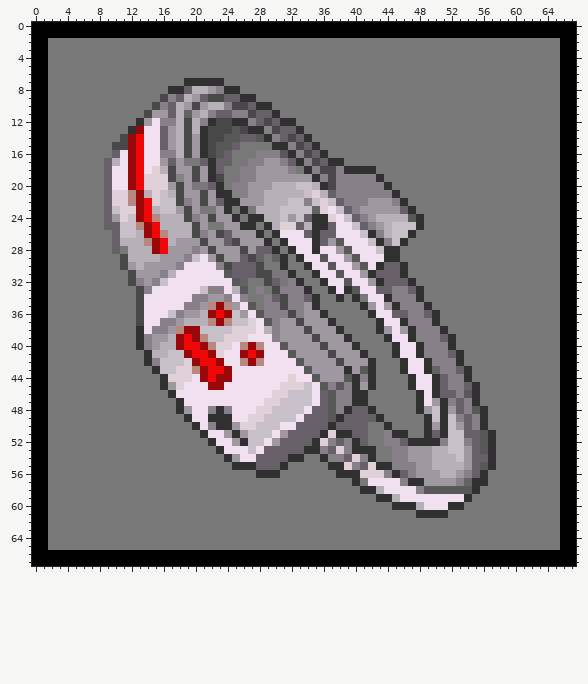
File history of a sprite sheet, 画像/アイテム/腕輪.png. The picture above was drawn from the file before the commit.
The file is 68x68 pixels.
After the commit:
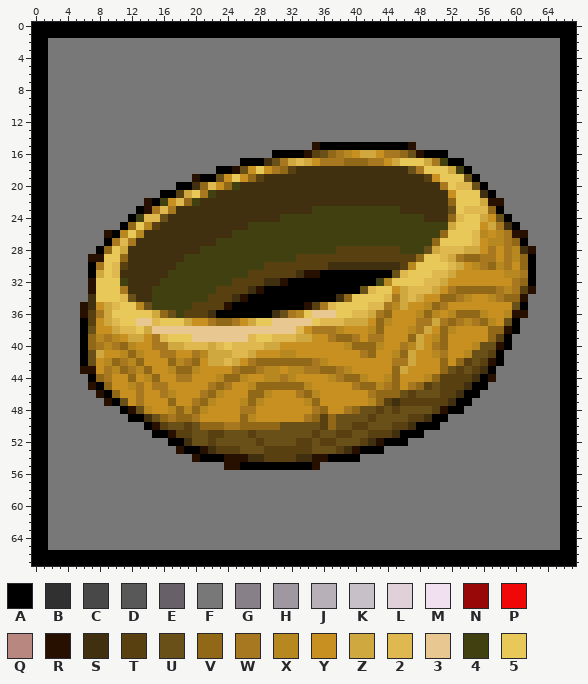
Palette (. is transparent): A #000000  B #303030  C #484848  D #585858  E #686068  F #787878  G #888088  H #a098a0  J #b8b0b8  K #c8c0c8  L #e0d0d8  M #f0e0f0  N #980808  P #f00808  Q #b88880  R #281000  S #403010  T #584010  U #685018  V #906818  W #a87820  X #b88820  Y #c89020  Z #d0a840  2 #e0b850  3 #e8c890  4 #404010  5 #e8c858
Difference:
y 7: x 19..23 BBBBB -> FFFFF
y 8: x 17..25 BBEJJHGBB -> FFFFFFFFF
y 9: x 16..27 CGEJHECCEEBB -> FFFFFFFFFFFF
y 10: x 15..29 CGEJHCHJJGCCEBB -> FFFFFFFFFFFFFFF
y 11: x 14..30 CHHEJEHJGEEGGCEEB -> FFFFFFFFFFFFFFFFF
y 12: x 13..32 BHMGGJCJGBCCBBGECEBB -> FFFFFFFFFFFFFFFFFFFF
y 13: x 12..33 BNMMEHJCJBCCCDCBBGCEEB -> FFFFFFFFFFFFFFFFFFFFFF
y 14: x 11..34 CNPMMEHJCHBCCDDEEDBGECEB -> FFFFFFFFFFFFFFFFFFFFFFFF
y 15: x 10..25 CCNPMMEHJCHBCDDE -> FFFFFFFFFFFFFFFF; x 30..47 BBGCEBFFFFFFFFFFFF -> FFFFFRAAAAAAAAAAAR
y 16: x 10..24 EMNPMMGGJCHBCDE -> FFFFFFFFFFFFFFF; x 28..51 GGGDBGCEBFFFFFFFFFFFFFFF -> FFAAAARTUVWXYZZYWWVURAAA
y 17: x 9..18 EJMNPMMHEH -> FFFFFFFFFF; x 21..24 EBEE -> FFFF; x 26..53 FGGHHGEBGCEBBFFFFFFFFFFFFFFF -> AAASUWZ2ZYWWWVVVWWYZ555ZW4AA
y 18: x 9..54 EMMNPMLJCHHCHBEFFGGHHHHGFBGCCGBBBBFFFFFFFFFFFF -> FFFFFFFFFFFFFFAARUY5YWVTSSSSSSSSSSSSSSUW555Z4A
y 19: x 9..55 EMMNPLLLCGHCHBCFFGGHHHHHHHBGCGGGGGBFFFFFFFFFFFF -> FFFFFFFFFFFRAAUY5YVTSSSSSSSSSSSSSSSSSSSSTY555UA
y 20: x 9..56 EMMNPLLLHCHFFEBFGGHHHJJJKKJBCGGGGGGBFFFFFFFFFFFF -> FFFFFFFFFAASV2YV4SSSSSSSSSSSSSSSSSSSSSSSSSW522UA
y 21: x 9..57 ELLQNJLKJCHHCHBBGGHHJJJJJKLJEGGGGGGGBFFFFFFFFFFFF -> FFFFFFFAATZ5W4SSSSSSSSSSSSSSSSSSSSSSSSSSSSSY555SA
y 22: x 9..58 ELLQNPLKKCGHCHEBBHHHJJJKKGKLKEGGGHHHGBFFFFFFFFFFFF -> FFFFFRA4Y2V4SSSSSSSSSSSSSSSSSSSSSSSSSSSSSSSV555ZRR
y 23: x 9..58 EKLLNPJKKHCHFFHBFBFJJJKKKKELMKEGHHHHHEBFFFFFFFFFFF -> FFFFARW2WSSSSSSSSSSSSSSSSS44444444444SSSSSSU5222VA
y 24: x 9..59 EHLKNPQJJJCGHCHHBFBBJJKHKEBBLMKEGHJJJJDBFFFFFFFFFFF -> FFFA422USSSSSSSSSSSSSS444444444444444444SSSV255ZYUA
y 25: x 9..60 EEKKQNPJJJJCHFFHHBBFBJLLEJBBEMMKEGHJKKKBFFFFFFFFFFFF -> FFAV5XTSSSSSSSSSSS4444444444444444444444444Z555YZWSA
y 26: x 9..61 FEKKJNPQJJJCGHCEHHHBFBMMMEBEEMMMKBGJKKBFFFFFFFFFFFFFF -> RAX5XSSSSSSSSSSS44444444444444444444444444V5552XYXWRR
y 27: x 9..61 FEJJJQNPJHHHCHHECHHHBFBMMMBEHDMMMKBGKBFFFFFFFFFFFFFFF -> AW2WSSSSSSSSSS444444444444444444444444444V55552YXXWVA
y 28: x 8..62 FFEFJJJNPHHHGHCHHHCHEEBFBMMBMMHDMMMKBBFFFFFFFFFFFFFFFFF -> AV5ZSSSSSSSSS44444444444444444TTTTTTTT444UZ222ZZYWYWXSR
y 29: x 7..62 FFFFCJJJJHHHGKMHCHHECEFEBFBMMDMMHDMMMBBFFFFFFFFFFFFFFFFF -> RR55VSSSSSSS44444444444444TTTTTTTTTTTTTTTV552ZWVVWWYWXVA
y 30: x 7..62 FFFFCHJHHHHGMMMMGCEEECFFBFFBMMDMMHDMBEEBFFFFFFFFFFFFFFFF -> AW52TSSSSSS44444444444TTTTTTTTSSSSSSSSSTX55552ZYXWVXWYVA
y 31: x 7..62 FFFFFCHHHGJMMMMMMDEEECCFFBFFBMMDMMHBEEEBFFFFFFFFFFFFFFFF -> AZ52SSSSSS4444444444TTTTTTSRRAAAAAAAAAU255522ZYYYYYYXXWA
y 32: x 7..62 FFFFFCGHGKMMMMMMMMDEFFCEFGBFFBMMDMMHBEEEBFFFFFFFFFFFFFFF -> R5554SSSS444444444TTTTSSRAAAAAAAAAAA4X555522ZYYYYYYYYWVA
y 33: x 7..62 FFFFFFCGMMMMMMKGGMJDFGFCGGGBFFBMBDMMEEGGEBFFFFFFFFFFFFFF -> R555WSSS44444444TTTTSRAAAAAAAAAAAAU255YZ222ZYWVVVVVWXWTR
y 34: x 7..61 FFFFFFCMMMMMMGGHHGMGFFGECGGEBFFBFBFMMBGGGBFFFFFFFFFFFFF -> S5552USS4444444TTTSRAAAAAAAAAAASV55552WZ2ZYYVVWXYYXWVVR
y 35: x 6..61 FFFFFFFCMMMMMGGHQNQHMDFGGCGGHBFFFFFBHMHBGGGBFFFFFFFFFFFF -> RSYZ255XU44444TTTTRAAAAAAAAARTW2555522WXZYYXVWYYYYYYYYUA
y 36: x 6..61 FFFFFFFCMMMKGHHJNPNKHMDGGGCGHHBFFFFFBMMEEGGEBFFFFFFFFFFF -> RTWZ55555ZVU4TTTSAAAAAAASUWX53335522ZWVYYYXVXYXVVVXYYXRR
y 37: x 6..60 FFFFFFFCMMGGHJJJQNQKKLMDGHHCHHHBFFFFFBMMBGGGBFFFFFFFFFF -> ATYZ255332555ZYYWVVWYZ55333335222ZZZYVXYYYWWZWVWXWVXYUA
y 38: x 6..60 FFFFFFFBMGGHQNNKKKKLLLMJGHHHCHHHBFFFFBHMHBGGGBFFFFFFFFF -> AUYYZ225Z3333333333333333332YWWWXYYYXVYYYXWZYVXYYYYVVRA
y 39: x 6..59 FFFFFFFBGHHJNPNQKKLLLMMMGHHHHCHHHBFFFFBMMBGGGEBFFFFFFF -> AVXWXYZZYW25553333333255222ZZYYWVVWYWWYYYVZYXVYYYYYVTA
y 40: x 6..59 FFFFFFFBGHJJNPPNQLLMQNQMMDHHHHCHHHBFFFFBMMBGGGBFFFFFFF -> AVWXWVXYYWWZZ222Z252222ZZYYYYYYYYXVVVXYYWXZYWVYYYXUURA
y 41: x 6..58 FFFFFFFFBJJKKNPPNLMMNPNMMMDHHHHCHHHBFFFBMMBGGGEBFFFFF -> AUZYYXVXYYWWYYWXZZZ22ZYYYXXYYYYYYYYWVYYXVZYYXWYYXUUTA
y 42: x 6..58 FFFFFFFFBGKKKLNPPNMMQNQMMMMDHHHHCHHHBFFFBMMBGGGBFFFFF -> AUYXVWXVYYYVXWVYZZ2ZYWVVVVVVVWXYYYYYYYYWWZYYYVYVTUTRA
y 43: x 6..57 FFFFFFFFFBKKLLQNPPNMMMMMMMMMDHHHHBHDBFFFBMMBEGGEBFFF -> RRYWXVWXVYYXVVXYYYYWVVWXXYXXWWVVWXYYYYYVZYYYYVUTUTSA
y 44: x 7..57 FFFFFFFFFBLLLMNPNNMMMMMMMLMMDHHHDBGBFFFFBMMBEGGBFFF -> AVWYYVYXVYYWWYYYXVVXYYXXWXYYYYXWVVXYYXVYYYXVTTTTSAR
y 45: x 7..56 FFFFFFFFFBHLMMMNNMMMMMMMLLLKMDGDGBHBFFFFBMMBEGGEBF -> RAVYYXWYWWYYYYYWVWYYXVVVVVVXYYYYYWVVXWVYWVTUTTTSAA
y 46: x 8..55 FFFFFFFFFBMMMMMMMMMMMMLLKKKMEDGGBBFFFFFFBMBEEGDB -> RAVYYWYYWXYYYWVXYYYVVXYYYWVXYYYYYYWVVVUTUUUTTSAA
y 47: x 9..55 FFFFFFFFFBMMMMMMMMMMLLKKKKMEDGGBBFFFFFFBMHBGEGB -> RAUYWYYYVYYWVXYYYXVXYYYYYXVYYYYYYXVTSTTTTTTSAAF
y 48: x 11..56 FFFFFFFBHMMGBGMMMLLKKKKMEEDGBEEBFFFFFBHKBHEGDB -> ARUXYYXVXVXYYYYWWYYYYYYYWVYYWVUUTUTUUUUTRAAFFF
y 49: x 12..56 FFFFFFFBMMBBBMMLLKKKKMEEEDBEEEEBFFFFFBKBKGEGB -> AASUVWVVWYYYYYVXYYYYYYWVTVUUUUTUUUUTTSAAFFFFF
y 50: x 14..56 FFFFFFBMGBBHLLKKKMMEEEEBEEEEFFBFFFFBHBKHEGB -> ARTUUTUVVVWWVVVVVUUUUUTVUUTTUUUTTSAAAFFFFFF
y 51: x 15..57 FFFFFFBMMHBHKKKMHEEEEBLBBEEFFGBBFFBEBKKEEDB -> AARTTUUTTUUUTUUUUUUUTUUTTUUTTTSAAAFFFFFFFFF
y 52: x 17..57 FFFFFBMMHBKKMHEEEEBLGEGBEFFGGEBBBBGKKGEDB -> AASUUTUUUUUTUUUUTTUTTUUUTSRAAAFFFFFFFFFFF
y 53: x 18..43 FFFFFBMMMKMEEEEEBBGELGBBBF -> RAARSTTTUUUTTTTTTUUUTSRAAA; x 45..57 GGHHHJJKKHEDB -> FFFFFFFFFFFFF
y 54: x 20..42 FFFFBHMMEEEEBBFFBGGELGB -> RAAARRRSSTTTTSSRRAAAAFF; x 45..57 GGHHHJJJKHEEB -> FFFFFFFFFFFFF
y 55: x 24..35 FBBBEEEBFFFF -> RRAAAAAAAAAR; x 37..57 BBLGELBBGGGHHJJJJHEDB -> FFFFFFFFFFFFFFFFFFFFF
y 56: x 28..30 BBB -> FFF; x 38..56 BBBLLLGBEGHHHJJHGEB -> FFFFFFFFFFFFFFFFFFF
y 57: x 40 B -> F; x 42..56 MMMMGBBHHHHGEBB -> FFFFFFFFFFFFFFF
y 58: x 41..55 BBJMMMMGDDDDDDB -> FFFFFFFFFFFFFFF
y 59: x 43..54 BBJMMMMMMMMB -> FFFFFFFFFFFF
y 60: x 45..53 BBBJMMMBB -> FFFFFFFFF
y 61: x 48..51 BBBB -> FFFF
Where, in picture pixels (left, top, right, bottom), the same in both pictures:
changed: (80, 78, 536, 518)
